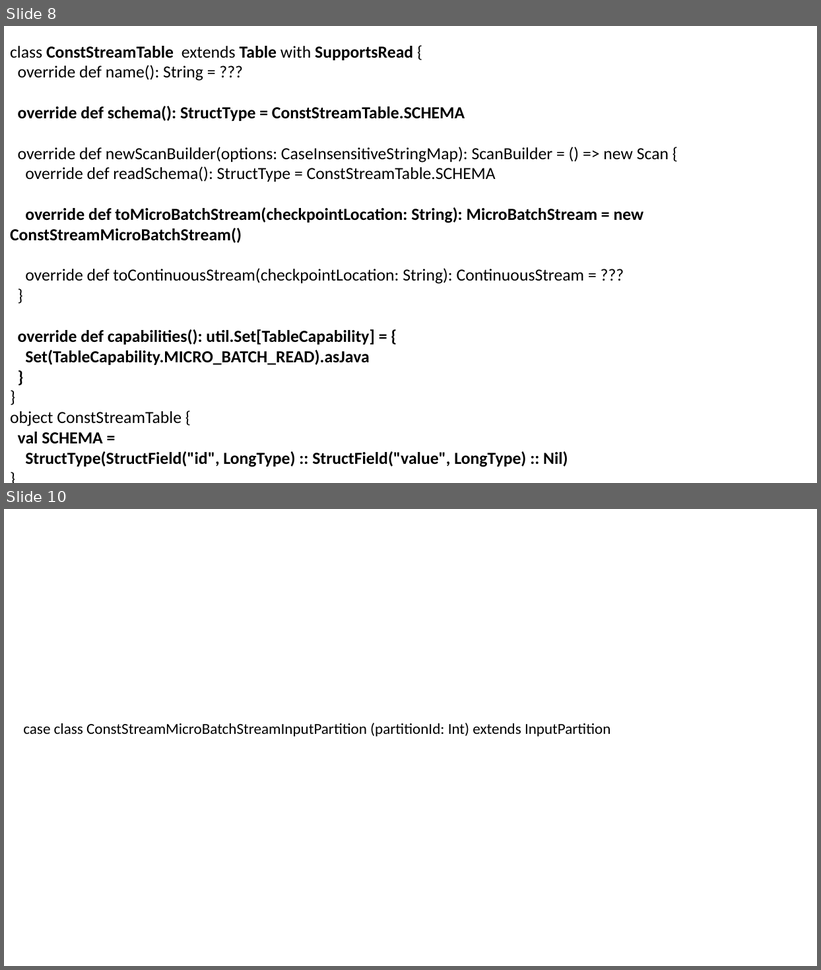
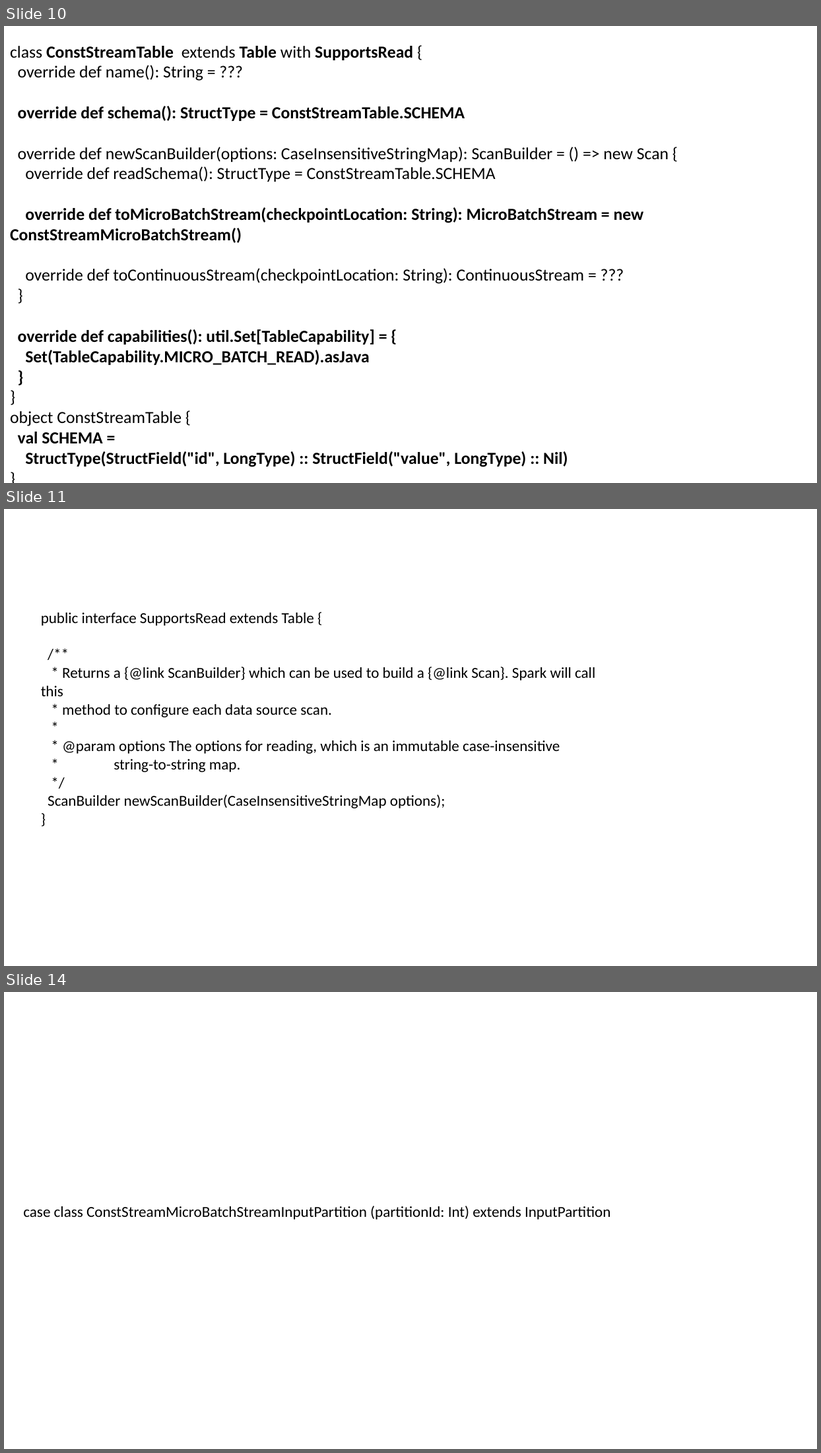
Before and after one commit to nkudinov/apache_spark_pptx, a slide deck: Spark_Custom_Stream_Sources_v2.pptx. Shown one above the other, each under a label of ours: slides 8 and 10 before the commit, slides 10, 11 and 14 after it; the slides between them are not shown. The pictures are 821x970 and 821x1453 pixels, drawn with LibreOffice and Linux fonts; fonts in the diff are those of the drawing. Boxes give left, top, right and bottom in pixels: in the first picture for what was removed or moved away, otherwise in the second. Text is boxed around its words. In the diff, an @@ line names an element or a change of style, - is before the commit and + after.

Commit message:
add custom stream source v2

```diff
--- a/Spark_Custom_Stream_Sources_v2.pptx
+++ b/Spark_Custom_Stream_Sources_v2.pptx
@@ slide 11 added at box(4, 509, 817, 966), background #FFFFFF @@
@@ text added at box(41, 613, 595, 809), 18 pt, text #000000 @@
+public interface SupportsRead extends Table {
+/**
+* Returns a {@link ScanBuilder} which can be used to build a {@link Scan}. Spark will call this
+* method to configure each data source scan.
+*
+* @param options The options for reading, which is an immutable case-insensitive
+* string-to-string map.
+*/
+ScanBuilder newScanBuilder(CaseInsensitiveStringMap options);
+}
@@ what was slide 8 is now slide 10 @@
@@ what was slide 10 is now slide 14 @@
```
Also in this commit, not shown: 1 slide changed, 4 other slides added, 1 slide removed.
